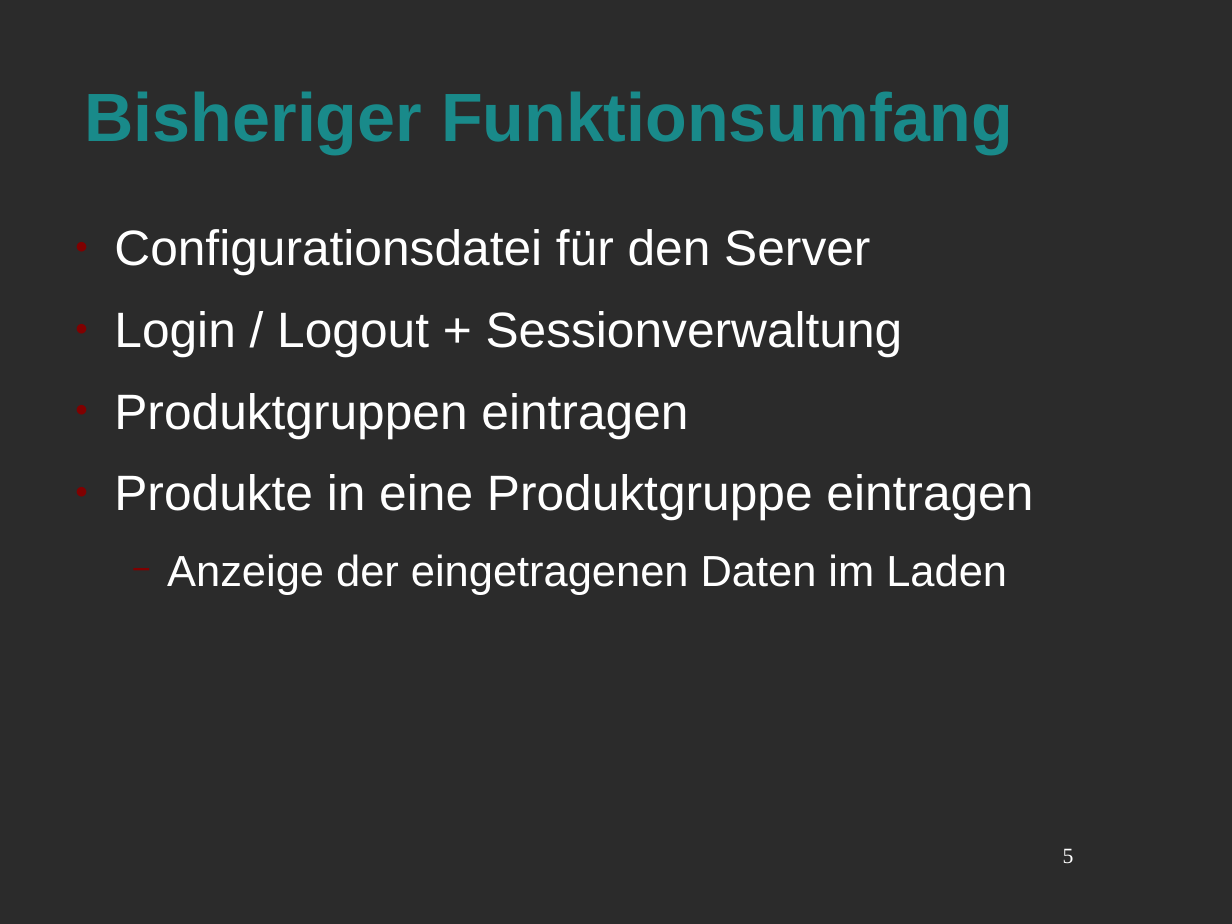
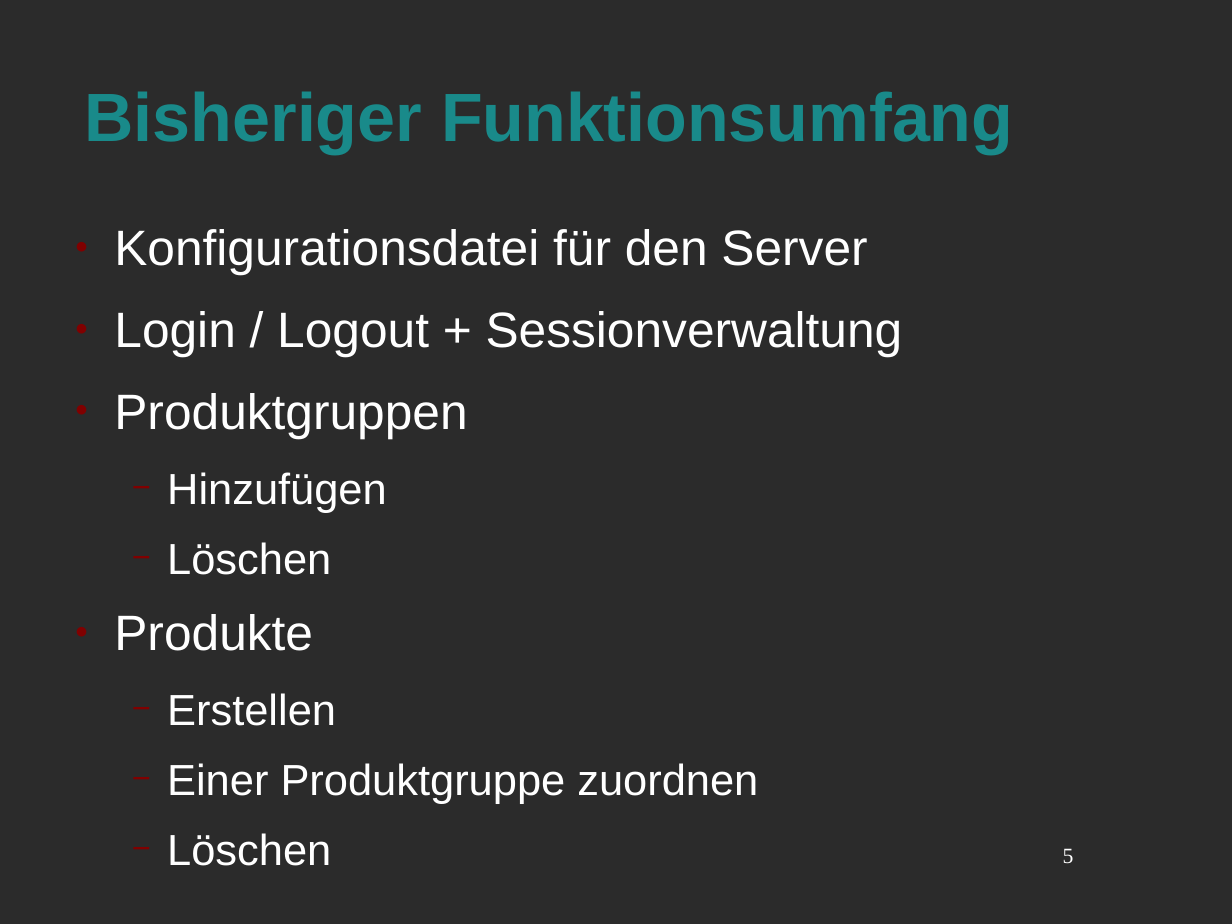
Before and after one commit to Niondir/rika-led, a slide deck: slide 5 of präsentation 2/zwischenergebisse.odp. Drawn at 1232x924 pixels with LibreOffice and Linux fonts; fonts in the diff are those of the drawing; background and template pictures are left out; a plain dark background stands for a picture behind light text. Boxes give left, top, right and bottom in pixels: in the first picture for what was removed or moved away, otherwise in the second. Text is boxed around its words. In the diff, an @@ line names an element or a change of style, - is before the commit and + after.

```diff
--- a/präsentation 2/zwischenergebisse.odp
+++ b/präsentation 2/zwischenergebisse.odp
@@ text at bbox=[114, 229, 867, 275]: text changed @@
-● Configurationsdatei für den Server
+● Konfigurationsdatei für den Server
@@ text at bbox=[114, 393, 758, 866]: text changed; size 32 to 28 pt @@
-● Produktgruppen eintragen
-● Produkte in eine Produktgruppe eintragen
-  − Anzeige der eingetragenen Daten im Laden
+● Produktgruppen
+  − Hinzufügen
+  − Löschen
+● Produkte
+  − Erstellen
+  − Einer Produktgruppe zuordnen
+  − Löschen
```
Also in this commit, not shown: 3 other slides changed, 1 other file.
